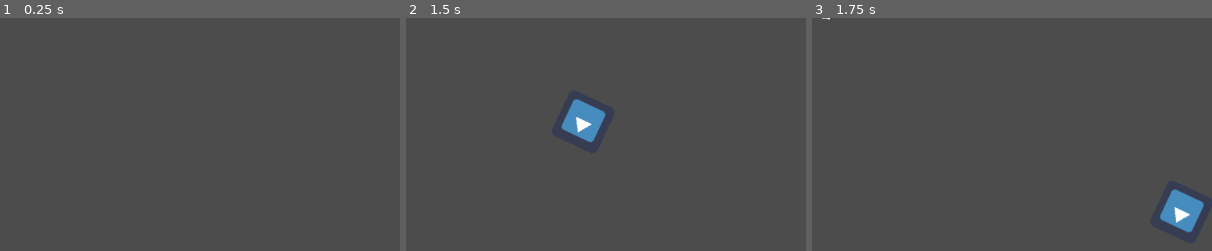
Above: before the commit, frames 1-3 (left to right).
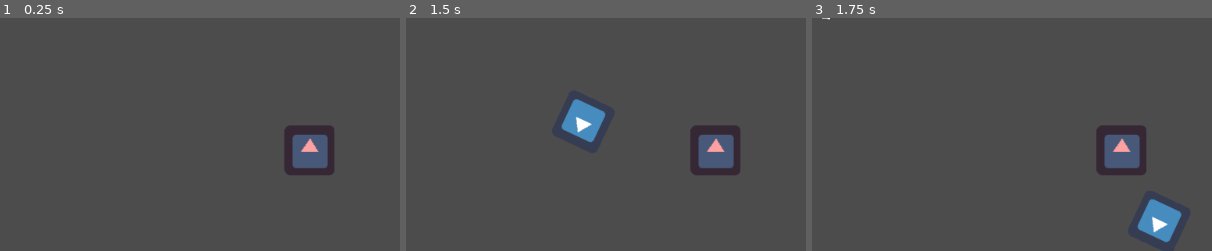
Above: after the commit, the same moments.

Repository: adrianriverof/juego-viaje
Game: Godot game, scene res://level.tscn
Two runs of this game, one before a commit and one after it. Both use one fixed random seed, a clock stepped at 60 frames per second and the inputs below. The engine's default icon, where the game draws it, is replaced by a stand-in: a white triangle on a blue panel in a dark square.
Inputs:
- Up to frame 1 (0.25 s): no input
- Up to frame 2 (1.5 s): tap Enter at 0.5 s; hold Right (p1right) 0.53-1.28 s; hold A (p1mine) 0.53-1.28 s; tap Space at 1.25 s; hold Down (p1down) from 1.28 s (still down); tap A (p1mine) at 1.35 s
- Up to frame 3 (1.75 s): keep holding Down (p1down)
The pictures show only the part of the screen within x 50-100%, y 50-100%; the shares and areas given below are measured in that part.

The runs differ from the first frame. In frame 1, 2.5% of the frame differs, in the area x 71-84%, y 46-68%; in frame 2, 2.5%; in frame 3, 4.6%, in the area x 71-98%, y 46-97%.

Commit message:
enemy node

Diff:
--- /dev/null
+++ b/enemy.gd
@@ -0,0 +1,8 @@
+extends KinematicBody2D
+
+onready var player = get_parent().get_node("player")
+
+
+
+func _ready():
+	print(player)
--- /dev/null
+++ b/enemy.tscn
@@ -0,0 +1,17 @@
+[gd_scene load_steps=4 format=2]
+
+[ext_resource path="res://icon.png" type="Texture" id=1]
+[ext_resource path="res://enemy.gd" type="Script" id=2]
+
+[sub_resource type="CircleShape2D" id=1]
+radius = 34.5905
+
+[node name="enemy" type="KinematicBody2D"]
+script = ExtResource( 2 )
+
+[node name="Sprite" type="Sprite" parent="."]
+modulate = Color( 1, 0.631373, 0.631373, 1 )
+texture = ExtResource( 1 )
+
+[node name="CollisionShape2D" type="CollisionShape2D" parent="."]
+shape = SubResource( 1 )
--- a/level.tscn
+++ b/level.tscn
@@ -1,6 +1,7 @@
-[gd_scene load_steps=2 format=2]
+[gd_scene load_steps=3 format=2]
 
 [ext_resource path="res://player.tscn" type="PackedScene" id=1]
+[ext_resource path="res://enemy.tscn" type="PackedScene" id=2]
 
 [node name="level" type="Node2D"]
 
@@ -9,3 +10,6 @@
 
 [node name="Camera2D" type="Camera2D" parent="."]
 current = true
+
+[node name="enemy" parent="." instance=ExtResource( 2 )]
+position = Vector2( 396.447, 170.859 )
--- a/player.gd
+++ b/player.gd
@@ -28,6 +28,9 @@
 	mines()
 
 
+
+
+
 func mines():
 
 	if Input.is_action_pressed("p1mine") and !there_is_a_mine():
@@ -53,7 +56,7 @@
 
 func explode_mine():
 	get_tree().get_root().get_node("p1mine").explode()
-	print("explota")
+
 
 func shoot():
 
Not shown, changed: todo.txt
